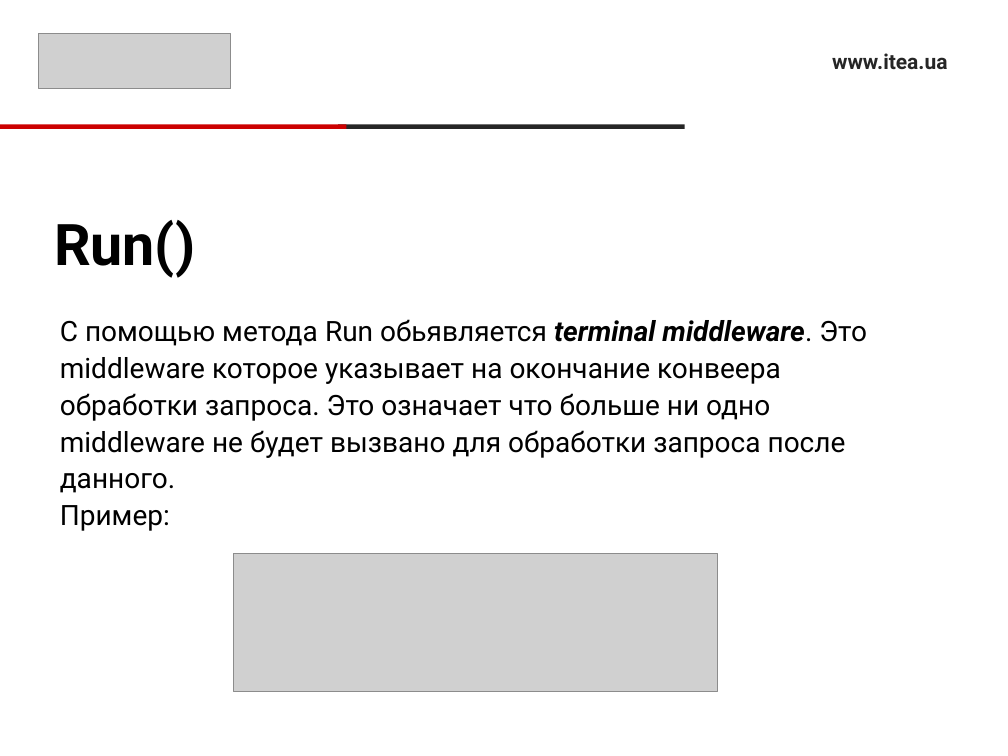
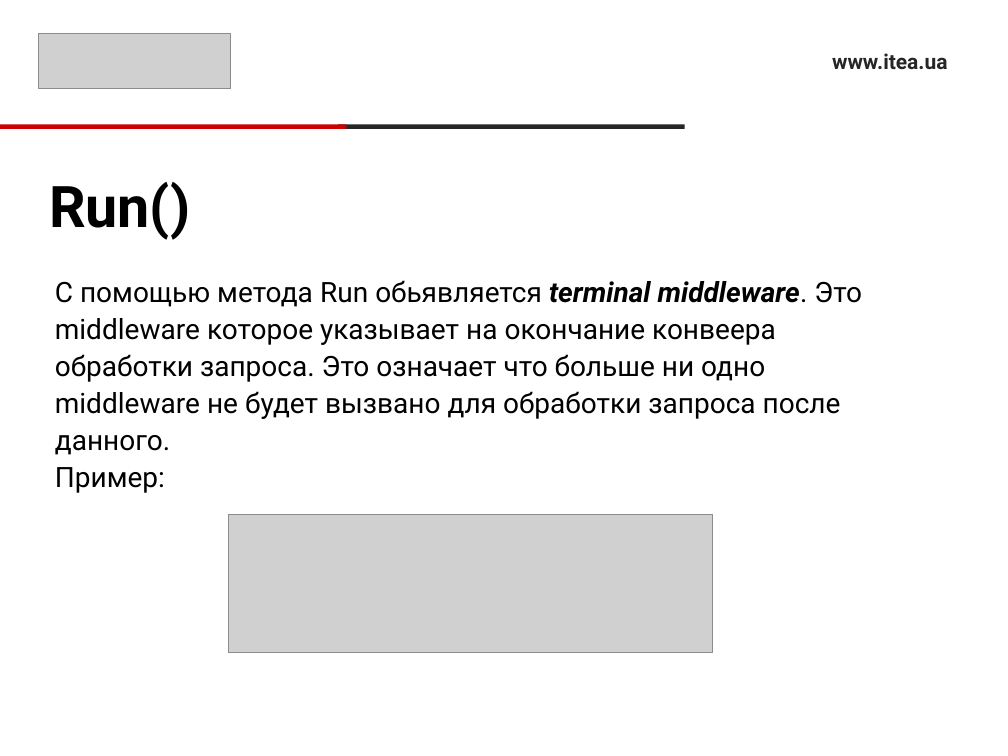
Before and after one commit to RusyaOne/NetCore_09.12.2020, a slide deck: slide 9 of 9.Middleware/Middleware.pptx (slide 8 before the commit). Drawn at 1008x756 pixels with LibreOffice and Linux fonts; fonts in the diff are those of the drawing; grey boxes stand for pictures. Boxes give left, top, right and bottom in pixels: in the first picture for what was removed or moved away, otherwise in the second. Text is boxed around its words. In the diff, an @@ line names an element or a change of style, - is before the commit and + after.

```diff
--- a/9.Middleware/Middleware.pptx
+++ b/9.Middleware/Middleware.pptx
@@ 1 picture, 1 text, 1 title: place and size @@
-1 picture, 1 text, 1 title at [54, 220, 867, 692]
+1 picture, 1 text, 1 title at [49, 182, 862, 653]
```
Also in this commit, not shown: 1 other slide changed, 8 other files.
